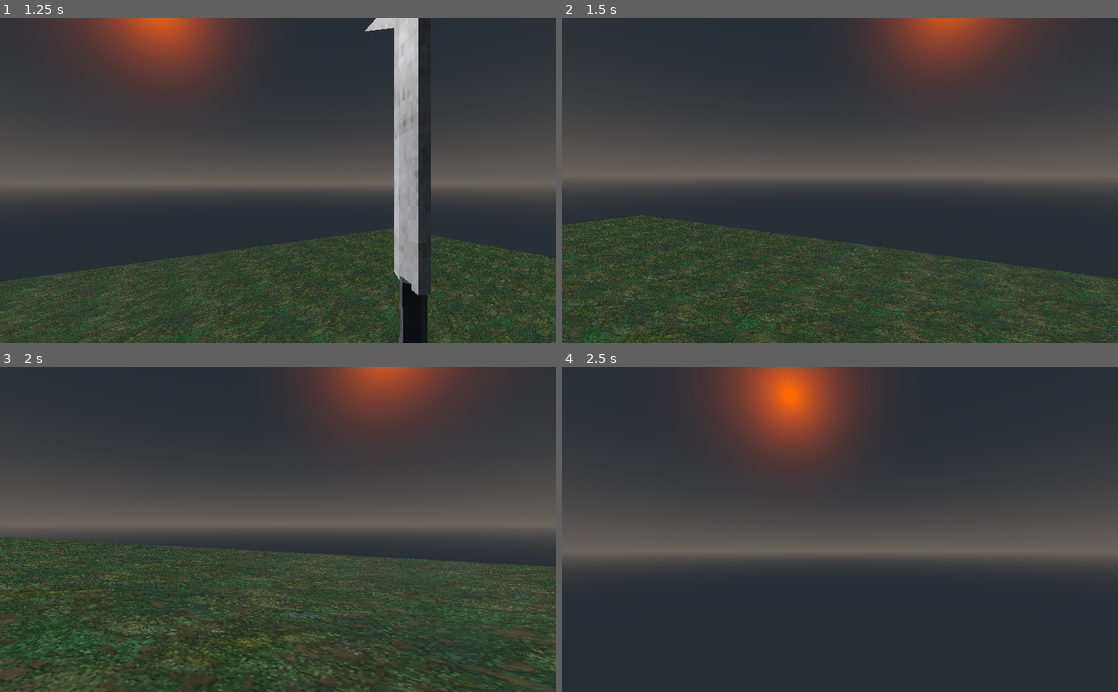
Above: before the commit, frames 1-4 (two rows, left to right).
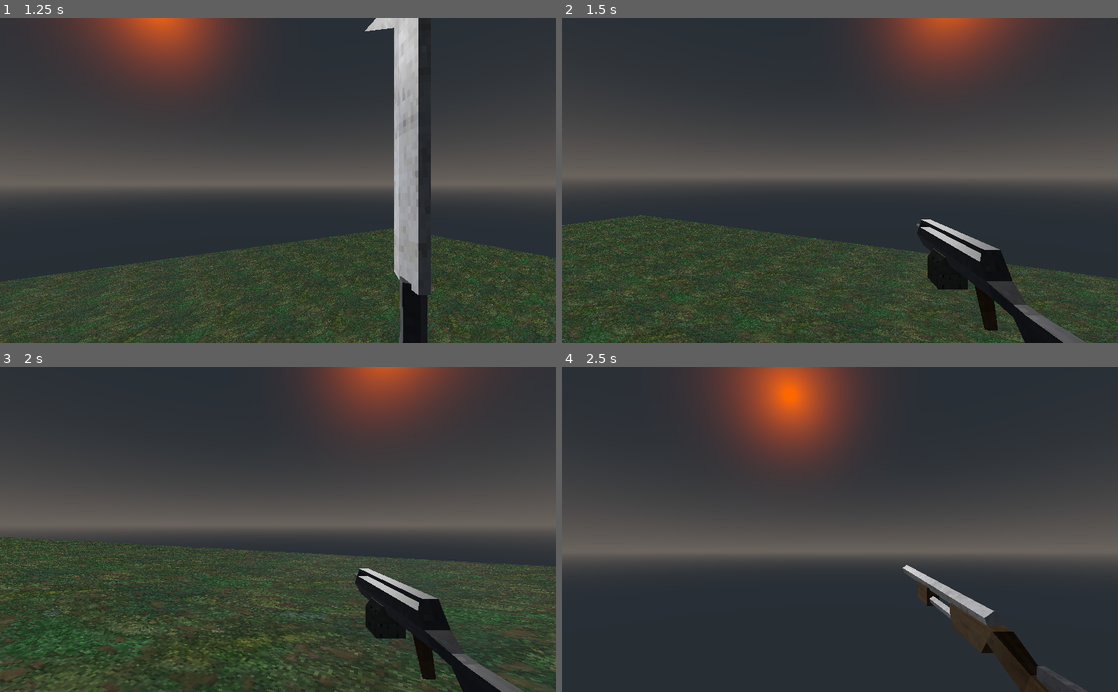
Above: after the commit, the same moments.

Repository: aalberti333/retro-fps
Game: Godot game, scene res://World.tscn
Two runs of this game, one before a commit and one after it. Both use one fixed random seed, a clock stepped at 60 frames per second and the inputs below.
Inputs (mouse positions are in pixels of both pictures, inside the frame that each line leads up to):
- Up to frame 1 (1.25 s): tap Enter at 0.5 s; move the mouse to (305, 180) at 0.52 s; hold W (move_forwards) from 0.53 s (still down); tap 1 at 0.6 s; tap Space (jump) at 0.77 s
- Up to frame 2 (1.5 s): keep holding W (move_forwards); move the mouse to (812, 180) at 1.27 s; tap 2 at 1.35 s
- Up to frame 3 (2 s): keep holding W (move_forwards); tap Space (jump) at 1.52 s
- Up to frame 4 (2.5 s): keep holding W (move_forwards); move the mouse to (851, 523) at 2.02 s; tap 3 at 2.1 s

Frame 1 is identical in both runs. In frame 2, 3.7% of the frame differs, in the area x 63-95%, y 61-100%; in frame 3, 3.7%; in frame 4, 2.0%.

Commit message:
animations for machinegun and shotgun

Diff:
--- a/characters/player/Player.tscn
+++ b/characters/player/Player.tscn
@@ -1,10 +1,12 @@
-[gd_scene load_steps=9 format=2]
+[gd_scene load_steps=15 format=2]
 
 [ext_resource path="res://characters/CharacterMover.gd" type="Script" id=1]
 [ext_resource path="res://characters/player/Player.gd" type="Script" id=2]
 [ext_resource path="res://characters/HealthManager.gd" type="Script" id=3]
 [ext_resource path="res://characters/player/WeaponManager.gd" type="Script" id=4]
 [ext_resource path="res://weapons/raw_assets/machete.glb" type="PackedScene" id=5]
+[ext_resource path="res://weapons/raw_assets/machinegun.glb" type="PackedScene" id=6]
+[ext_resource path="res://weapons/raw_assets/shotgun.glb" type="PackedScene" id=7]
 
 [sub_resource type="CapsuleShape" id=1]
 radius = 0.5
@@ -64,6 +66,94 @@
 "transitions": PoolRealArray( 1, 1, 1 ),
 "update": 0,
 "values": [ Vector3( 25.1477, -10.869, -8.1427 ), Vector3( -61.6866, 158.726, -164.316 ), Vector3( 0, 0, 0 ) ]
+}
+
+[sub_resource type="Animation" id=4]
+resource_name = "Idle"
+loop = true
+tracks/0/type = "value"
+tracks/0/path = NodePath("Graphics:translation")
+tracks/0/interp = 1
+tracks/0/loop_wrap = true
+tracks/0/imported = false
+tracks/0/enabled = true
+tracks/0/keys = {
+"times": PoolRealArray( 0 ),
+"transitions": PoolRealArray( 1 ),
+"update": 0,
+"values": [ Vector3( 0.175, -0.042, 0.358 ) ]
+}
+
+[sub_resource type="Animation" id=5]
+resource_name = "attack"
+length = 0.2
+tracks/0/type = "value"
+tracks/0/path = NodePath("Graphics:translation")
+tracks/0/interp = 1
+tracks/0/loop_wrap = true
+tracks/0/imported = false
+tracks/0/enabled = true
+tracks/0/keys = {
+"times": PoolRealArray( 0, 0.2 ),
+"transitions": PoolRealArray( 1, 1 ),
+"update": 0,
+"values": [ Vector3( 0.175, -0.042, 0.358 ), Vector3( 0.175, -0.0420001, 0.447088 ) ]
+}
+
+[sub_resource type="Animation" id=6]
+resource_name = "Idle"
+loop = true
+tracks/0/type = "value"
+tracks/0/path = NodePath("Graphics:translation")
+tracks/0/interp = 1
+tracks/0/loop_wrap = true
+tracks/0/imported = false
+tracks/0/enabled = true
+tracks/0/keys = {
+"times": PoolRealArray( 0 ),
+"transitions": PoolRealArray( 1 ),
+"update": 0,
+"values": [ Vector3( 0.147954, 0, 0.412091 ) ]
+}
+tracks/1/type = "value"
+tracks/1/path = NodePath("Graphics:rotation_degrees")
+tracks/1/interp = 1
+tracks/1/loop_wrap = true
+tracks/1/imported = false
+tracks/1/enabled = true
+tracks/1/keys = {
+"times": PoolRealArray( 0 ),
+"transitions": PoolRealArray( 1 ),
+"update": 0,
+"values": [ Vector3( 0, 0, 0 ) ]
+}
+
+[sub_resource type="Animation" id=7]
+resource_name = "attack"
+length = 0.8
+tracks/0/type = "value"
+tracks/0/path = NodePath("Graphics:translation")
+tracks/0/interp = 1
+tracks/0/loop_wrap = true
+tracks/0/imported = false
+tracks/0/enabled = true
+tracks/0/keys = {
+"times": PoolRealArray( 0, 0.2, 0.3, 0.4, 0.5 ),
+"transitions": PoolRealArray( 1, 1, 1, 1, 1 ),
+"update": 0,
+"values": [ Vector3( 0.147954, 0, 0.544532 ), Vector3( 0.148, 0, 0.412 ), Vector3( 0.148, 0, 0.412 ), Vector3( 0.148, -0.224643, 0.412 ), Vector3( 0.148, 0, 0.412 ) ]
+}
+tracks/1/type = "value"
+tracks/1/path = NodePath("Graphics:rotation_degrees")
+tracks/1/interp = 1
+tracks/1/loop_wrap = true
+tracks/1/imported = false
+tracks/1/enabled = true
+tracks/1/keys = {
+"times": PoolRealArray( 0, 0.2, 0.3, 0.5, 0.8 ),
+"transitions": PoolRealArray( 1, 1, 1, 1, 1 ),
+"update": 0,
+"values": [ Vector3( 0, 0, 0 ), Vector3( 11.165, 0, 0 ), Vector3( 90, 0, 0 ), Vector3( 90, 0, 0 ), Vector3( 0, 0, 0 ) ]
 }
 
 [node name="Player" type="KinematicBody"]
@@ -89,7 +179,7 @@
 visible = false
 
 [node name="Graphics" type="Spatial" parent="Camera/WeaponManager/Weapons/Machete"]
-transform = Transform( 0.234592, 0, 0, 0, 0.234592, 0, 0, 0, 0.234592, 0.182, -0.089, 0.297 )
+transform = Transform( 0.234592, 0, 0, 0, 0.234592, 0, 0, 0, 0.234592, 0.182008, -0.0892682, 0.297225 )
 
 [node name="machete" parent="Camera/WeaponManager/Weapons/Machete/Graphics" instance=ExtResource( 5 )]
 
@@ -99,12 +189,34 @@
 anims/action = SubResource( 3 )
 
 [node name="MachineGun" type="Spatial" parent="Camera/WeaponManager/Weapons"]
+transform = Transform( 0.602046, 0, 0, 0, 0.602046, 0, 0, 0, 0.602046, 0.0708215, 0, 0.114471 )
+visible = false
+
+[node name="Graphics" type="Spatial" parent="Camera/WeaponManager/Weapons/MachineGun"]
+transform = Transform( 0.235, 0, 0, 0, 0.235, 0, 0, 0, 0.235, 0.175, -0.0420001, 0.447088 )
+
+[node name="machinegun" parent="Camera/WeaponManager/Weapons/MachineGun/Graphics" instance=ExtResource( 6 )]
+
+[node name="AnimationPlayer" type="AnimationPlayer" parent="Camera/WeaponManager/Weapons/MachineGun"]
+autoplay = "Idle"
+anims/Idle = SubResource( 4 )
+anims/attack = SubResource( 5 )
 
 [node name="Shotgun" type="Spatial" parent="Camera/WeaponManager/Weapons"]
+transform = Transform( 0.552644, 0, 0, 0, 0.552644, 0, 0, 0, 0.552644, 0.0325044, 0.035521, 0.23415 )
 visible = false
 
+[node name="Graphics" type="Spatial" parent="Camera/WeaponManager/Weapons/Shotgun"]
+transform = Transform( 0.235, 0, 0, 0, 0.235, 0, 0, 0, 0.235, 0.148, 0, 0.412 )
+
+[node name="shotgun" parent="Camera/WeaponManager/Weapons/Shotgun/Graphics" instance=ExtResource( 7 )]
+
+[node name="AnimationPlayer" type="AnimationPlayer" parent="Camera/WeaponManager/Weapons/Shotgun"]
+autoplay = "Idle"
+anims/Idle = SubResource( 6 )
+anims/attack = SubResource( 7 )
+
 [node name="RocketLauncher" type="Spatial" parent="Camera/WeaponManager/Weapons"]
-visible = false
 
 [node name="CharacterMover" type="Spatial" parent="."]
 script = ExtResource( 1 )
Not shown, changed: lessonslearned.md
